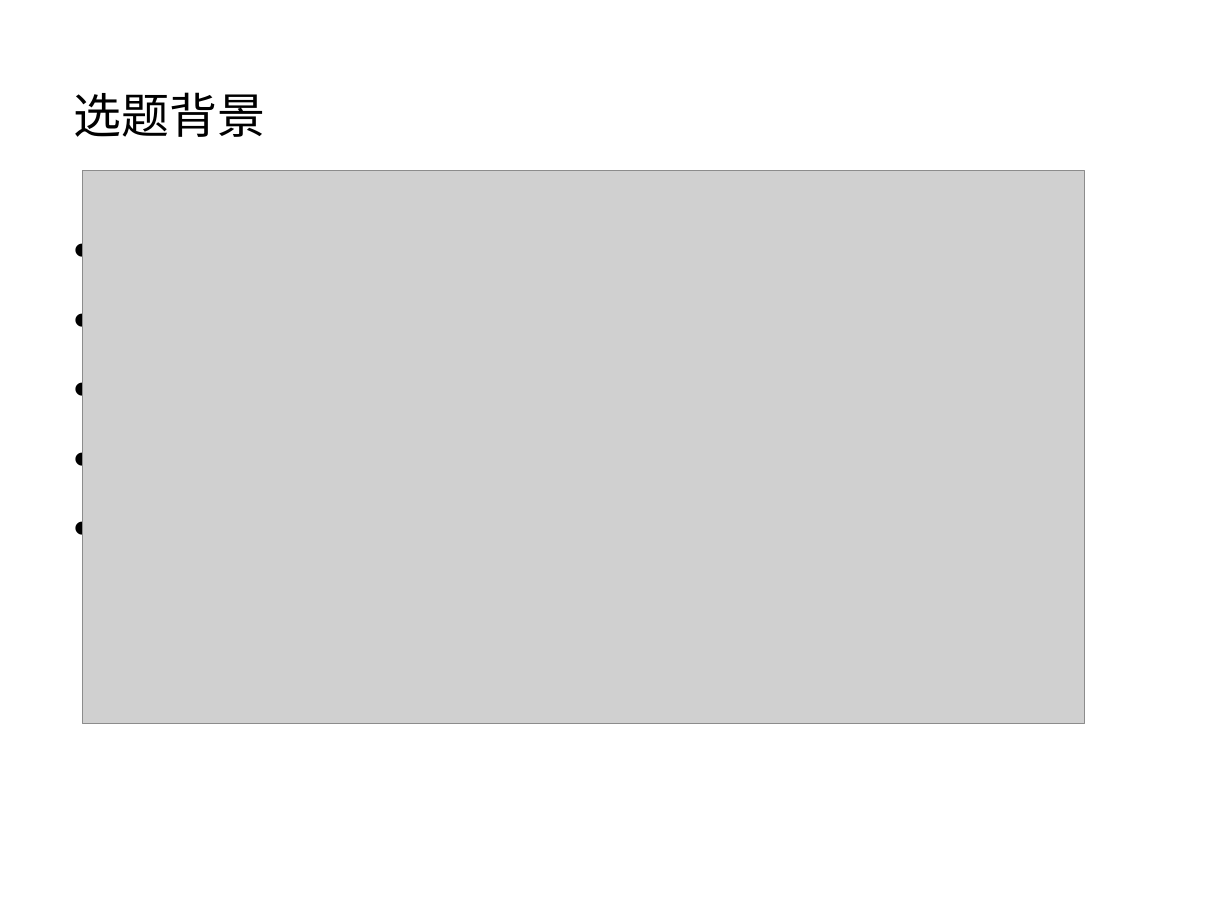
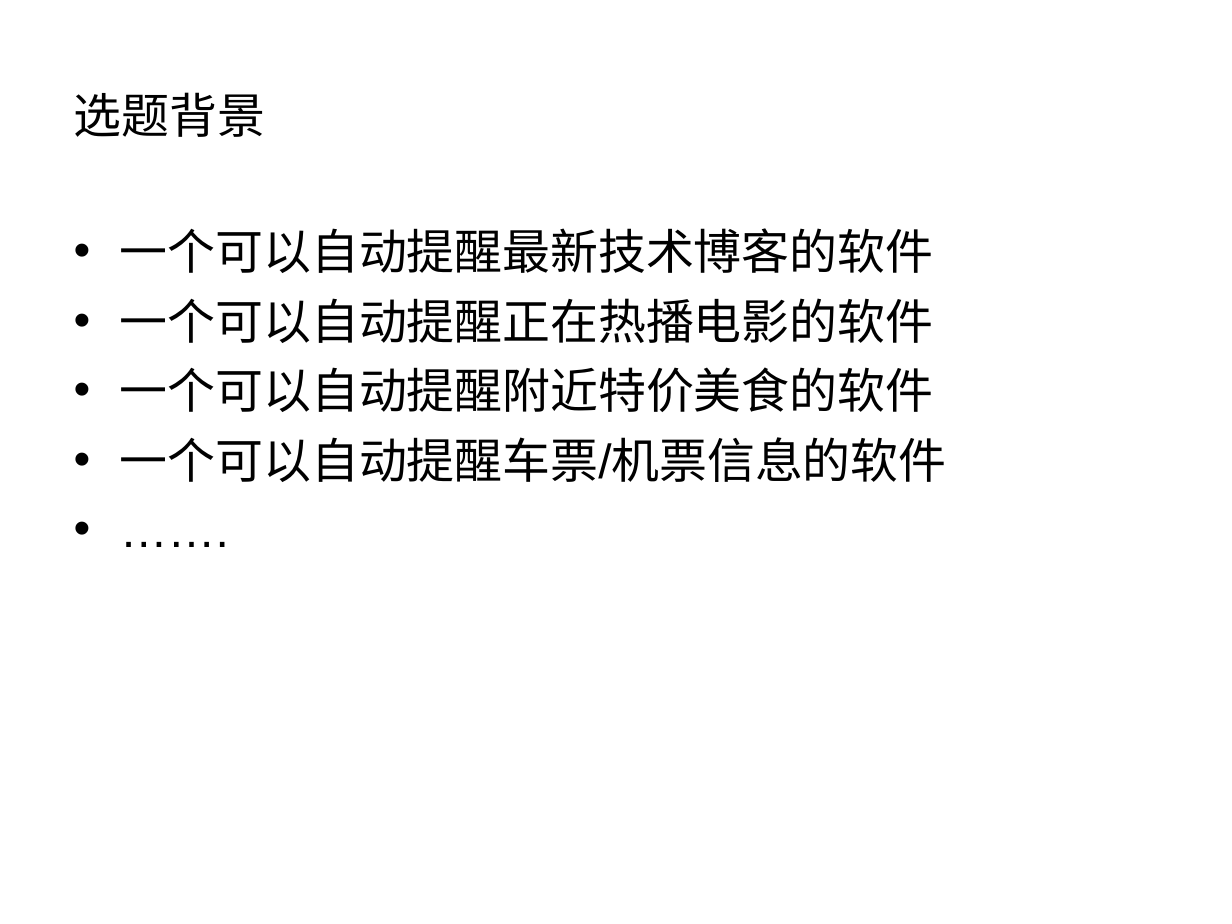
Before and after one commit to liuweiming1997/extensions, a slide deck: slide 3 of 论文.ppt (slide 4 before the commit). Drawn at 1232x924 pixels with LibreOffice and Linux fonts; fonts in the diff are those of the drawing; grey boxes stand for pictures. Boxes give left, top, right and bottom in pixels: in the first picture for what was removed or moved away, otherwise in the second. Text is boxed around its words. In the diff, an @@ line names an element or a change of style, - is before the commit and + after.

```diff
--- a/论文.ppt
+++ b/论文.ppt
@@ picture removed at <box>83,171,1084,724</box> @@
@@ text added at <box>120,228,947,482</box>, 28 pt, text #000000 @@
+• 一个可以自动提醒最新技术博客的软件
+• 一个可以自动提醒正在热播电影的软件
+• 一个可以自动提醒附近特价美食的软件
+• 一个可以自动提醒车票/机票信息的软件
+• …….
```
Also in this commit, not shown: 5 other slides changed, 5 slides added, 1 slide removed.
